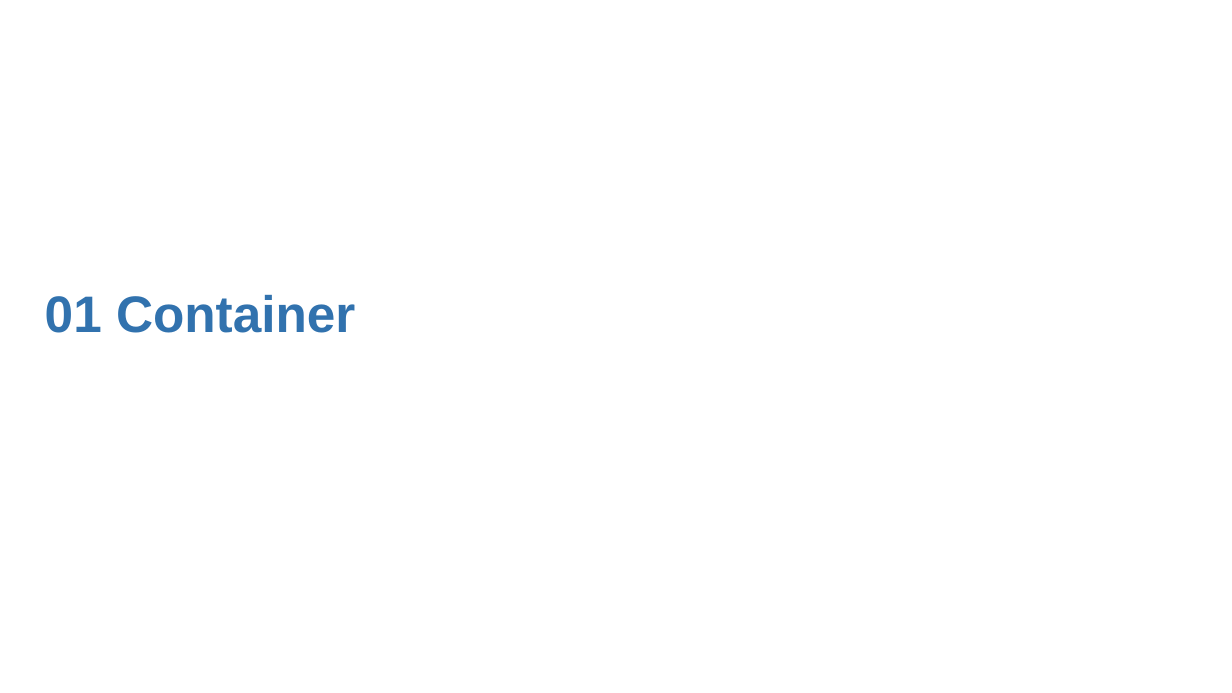
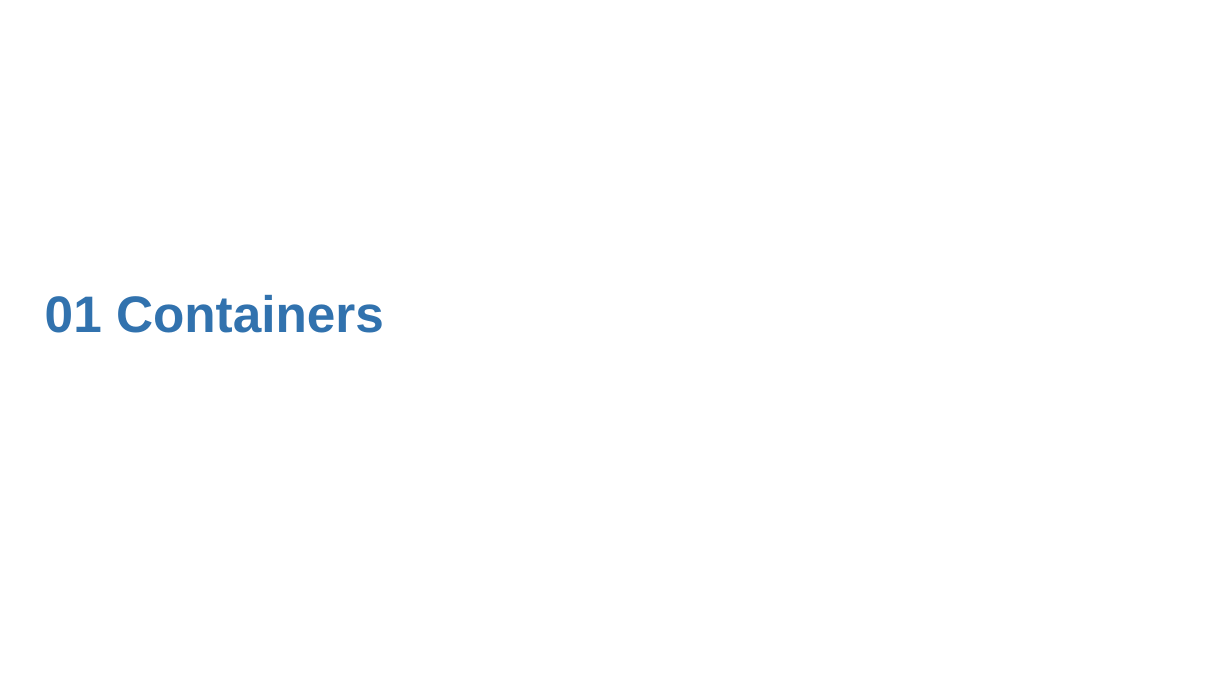
Before and after one commit to TuftsHPCbioinfo/GitHubActionDemo, a slide deck: slide 3 of github_action_docker_slide.pptx. Drawn at 1232x693 pixels with LibreOffice and Linux fonts; fonts in the diff are those of the drawing; background and template pictures are left out. Boxes give left, top, right and bottom in pixels: in the first picture for what was removed or moved away, otherwise in the second. Text is boxed around its words. In the diff, an @@ line names an element or a change of style, - is before the commit and + after.

```diff
--- a/github_action_docker_slide.pptx
+++ b/github_action_docker_slide.pptx
@@ title at (45,295,384,333): text changed @@
-01 Container
+01 Containers
```
Also in this commit, not shown: 3 other slides changed, 2 slides added, 1 slide removed, 2 other files.
